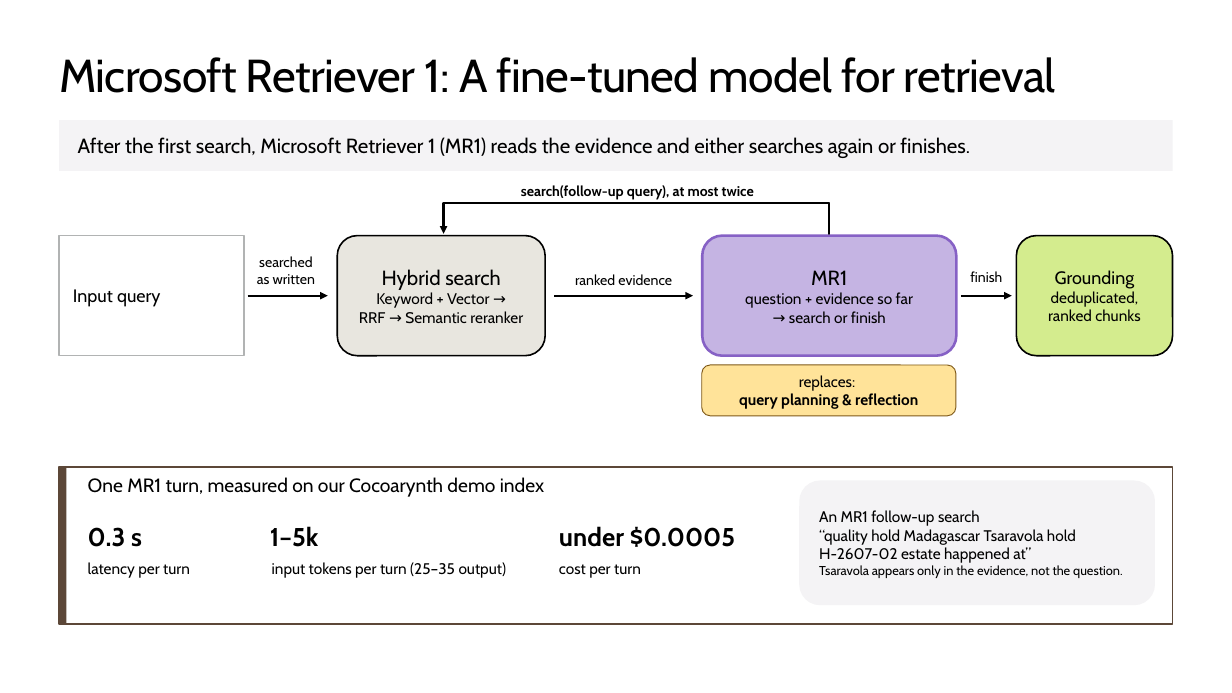
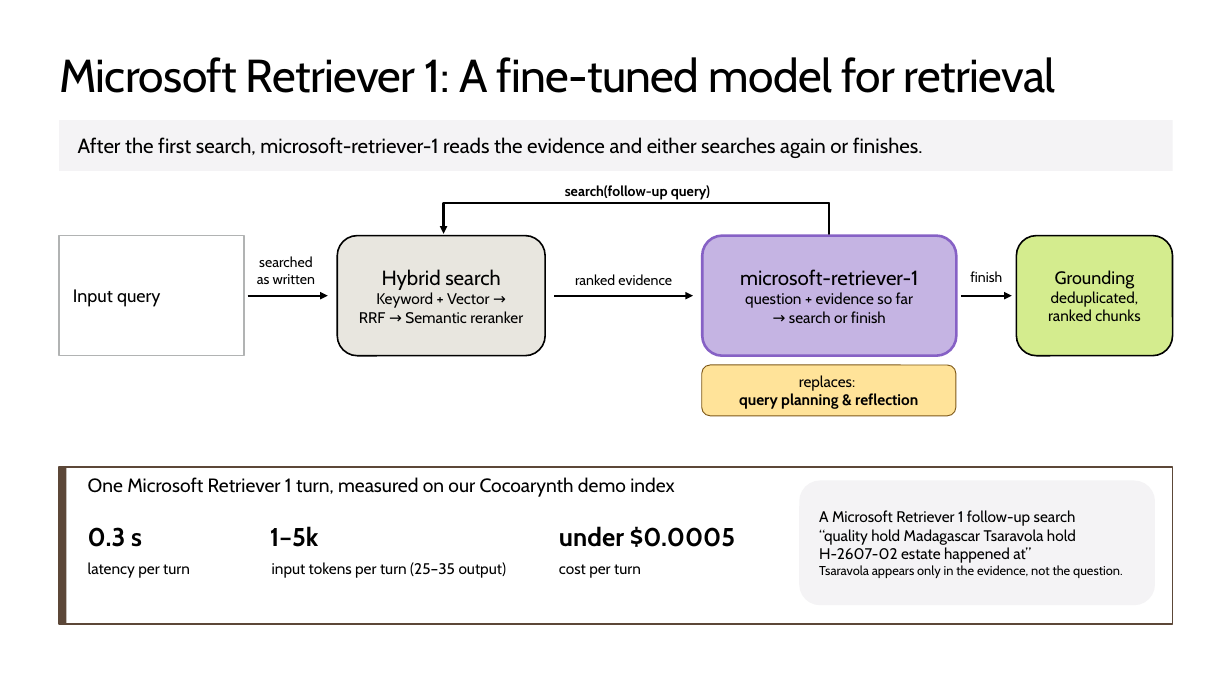
Before and after one commit to microsoft/ignite26-BRK300-building-agentic-retrieval-from-diy-to-foundry-iq, a slide deck: slide 27 of IgniteBRK300-WorkingDeck.pptx. Drawn at 1232x693 pixels with LibreOffice and Linux fonts; fonts in the diff are those of the drawing; background and template pictures are left out. Boxes give left, top, right and bottom in pixels: in the first picture for what was removed or moved away, otherwise in the second. Text is boxed around its words. In the diff, an @@ line names an element or a change of style, - is before the commit and + after.

```diff
--- a/IgniteBRK300-WorkingDeck.pptx
+++ b/IgniteBRK300-WorkingDeck.pptx
@@ text in rectangle at [78, 137, 923, 158]: text changed @@
-After the first search, Microsoft Retriever 1 (MR1) reads the evidence and either searches again or finishes.
+After the first search, microsoft-retriever-1 reads the evidence and either searches again or finishes.
@@ text at [565, 185, 710, 200]: text changed @@
-search(follow-up query), at most twice
+search(follow-up query)
@@ text in rounded rectangle at [740, 269, 918, 286]: text changed @@
-MR1
+microsoft-retriever-1
@@ text at [88, 477, 674, 497]: text changed @@
-One MR1 turn, measured on our Cocoarynth demo index
+One Microsoft Retriever 1 turn, measured on our Cocoarynth demo index
@@ text in rounded rectangle at [819, 510, 1076, 526]: text changed @@
-An MR1 follow-up search
+A Microsoft Retriever 1 follow-up search
```
Also in this commit, not shown: 8 other slides changed, 1 other file.
